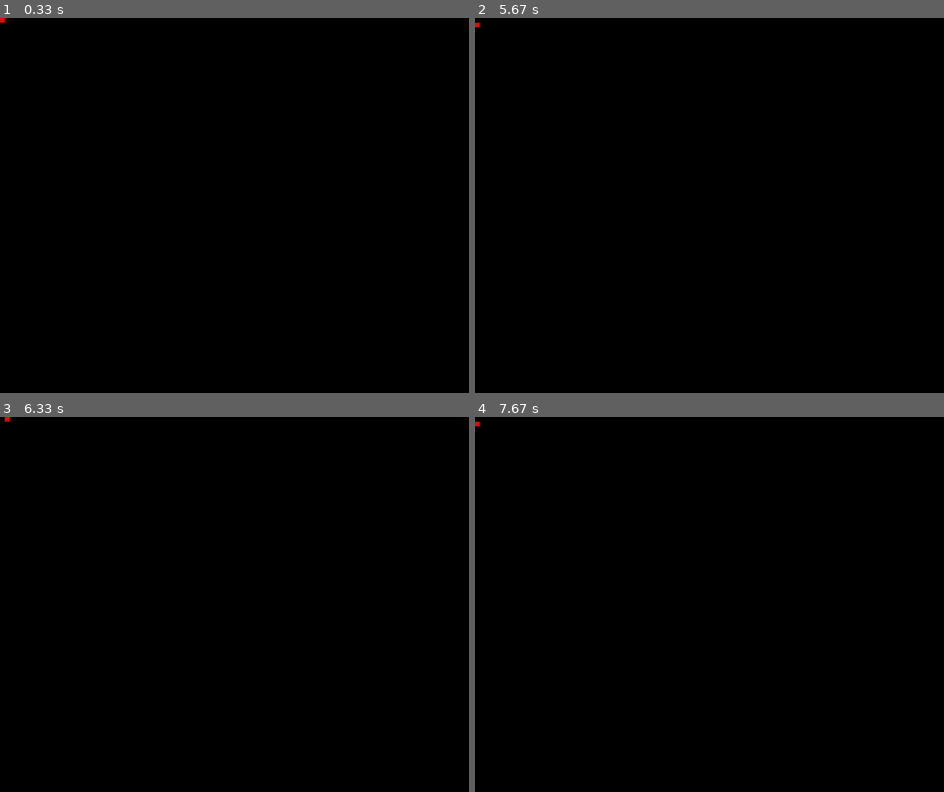
Above: before the commit, frames 1-4 (two rows, left to right).
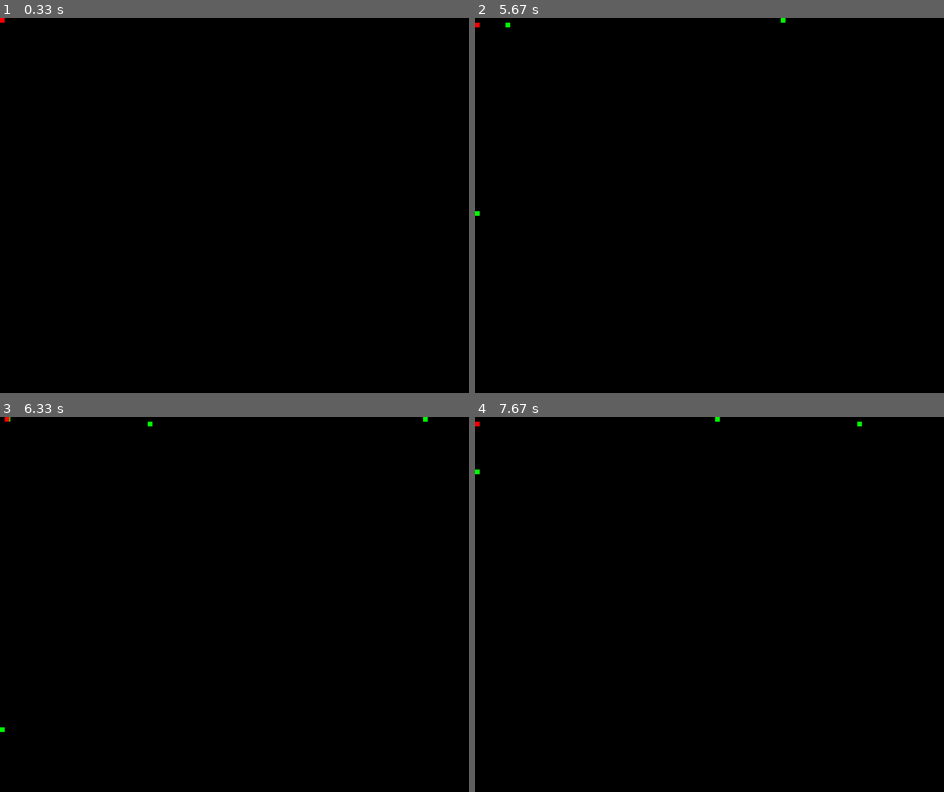
Above: after the commit, the same moments.

Repository: DominantaDev/battlepygame
Game: pygame game, started from main.py
The game is run twice, just before and just after one commit, with the same random seed, the same clock (stepped at 60 frames per second) and the same inputs.
Inputs:
- Up to frame 1 (0.33 s): no input
- Up to frame 2 (5.67 s): hold A 0.33-0.8 s; hold Right 0.33-0.8 s; hold Right 0.83-1.3 s; hold D 0.83-1.3 s; hold Up 1.33-1.63 s; hold W 1.33-1.63 s; hold Left 2.17-2.7 s; hold A 2.17-2.7 s; hold Down 2.73-3.03 s; hold S 2.73-3.03 s; hold Right 3.9-4.53 s; hold D 3.9-4.53 s; hold Down 4.57-4.93 s; hold S 4.57-4.93 s; hold Left 4.97-5.43 s; hold A 4.97-5.43 s; hold Right from 5.47 s (still down); hold D from 5.47 s (still down)
- Up to frame 3 (6.33 s): release Right at 5.93 s; release D at 5.93 s; hold Up 5.97-6.27 s; hold W 5.97-6.27 s; hold Right from 6.3 s (still down); hold D from 6.3 s (still down)
- Up to frame 4 (7.67 s): release Right at 6.77 s; release D at 6.77 s; hold Left 6.8-7.33 s; hold A 6.8-7.33 s; hold Down from 7.37 s (still down); hold S from 7.37 s (still down)

Frame 1 is identical in both runs. In frame 2, less than 0.1% of the frame differs, in the area x 0-67%, y 0-53%; in frame 3, less than 0.1%, in the area x 0-92%, y 0-85%; in frame 4, less than 0.1%.

Commit message:
версия где типо уже стрелять можно да

Diff:
--- a/entity.py
+++ b/entity.py
@@ -1,11 +1,17 @@
 class Entity:
-    Entities = []
+    ALL = []
 
     x = 0
     y = 0
+    id = 0
+
+    ID = 0
 
     def __init__(self, x, y):
+        self.id = Entity.ID
         self.x = x
         self.y = y
 
-        Entity.Entities.append(self)
+        Entity.ID += 1
+
+        Entity.ALL.append(self)
--- a/main.py
+++ b/main.py
@@ -3,15 +3,17 @@
 import random
 
 from entity import Entity
+from projectile import Projectile
 
 # Значения
 WIDTH = 1000
 HEIGHT = 800
 CEIL = 10
-FPS = 30
+FPS = 60
 
 C_RED = (255, 0, 0)
 C_BLACK = (0, 0, 0)
+C_GREEN = (0, 255, 0)
 
 # Настройки
 pygame.init()
@@ -40,22 +42,25 @@
                 Player.y += 1
 
             # Стрельба
-            elif event.key == pygame.K_a:
-                Player.x -= 1
-            elif event.key == pygame.K_d:
-                Player.x += 1
-            elif event.key == pygame.K_w:
-                Player.y -= 1
-            elif event.key == pygame.K_s:
-                Player.y += 1
-            # elif event.key == pygame.K_SPACE:
-            #     Player.x = random.randint(0, (WIDTH+1)//CEIL)
-            #     Player.y = random.randint(0, (HEIGHT+1)//CEIL)
-    print(Player.x, Player.y)
+            if event.key == pygame.K_LEFT:
+                Projectile(Player.x, Player.y, (-1, 0), 1/16)
+            elif event.key == pygame.K_RIGHT:
+                Projectile(Player.x, Player.y, (1, 0), 1/16)
+            elif event.key == pygame.K_UP:
+                Projectile(Player.x, Player.y, (0, -1), 1/16)
+            elif event.key == pygame.K_DOWN:
+                Projectile(Player.x, Player.y, (0, 1), 1/16)
 
-    screen.fill(C_BLACK)
+    for pr in Projectile.ALL:
+        pr.x += pr.impulse[0] * CEIL * pr.speed
+        pr.y += pr.impulse[1] * CEIL * pr.speed
+
+        pygame.draw.rect(screen, C_GREEN, (pr.x*CEIL, pr.y*CEIL, CEIL, CEIL))
+        print(f"ID: {pr.id}, x: {pr.x}, y: {pr.y}")
+
     pygame.draw.rect(screen, C_RED, (Player.x*CEIL, Player.y*CEIL, CEIL, CEIL))
     pygame.display.update()
     clock.tick(FPS)
+    screen.fill(C_BLACK)
 
 pygame.quit()
--- a/projectile.py
+++ b/projectile.py
@@ -1 +1,19 @@
 class Projectile:
+    ALL = []
+
+    x, y = 0, 0
+    id = 0
+    speed = 0
+    impulse = (0, 0)
+
+    ID = 0
+
+    def __init__(self, x, y, impulse, speed):
+        self.x, self.y = x, y
+        self.impulse = impulse
+        self.id = Projectile.ID
+        self.speed = speed
+
+        Projectile.ID += 1
+
+        Projectile.ALL.append(self)
